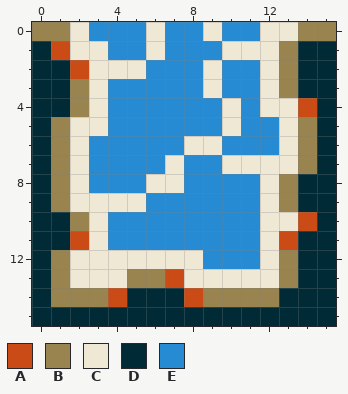
Pixel-art file -- ProjectMicro/Assets/Art/Tiles/Water_N.aseprite. Above, as it was before the edit.
16x16 pixels, 1 frame.
Palette (. is transparent): A #cb4b16  B #99834f  C #eee8d5  D #002b36  E #268bd2
Pixels before, first column x 0:
 0 BBCEEECEECEECCBB
 1 DACCEECEEECCCBDD
 2 DDACCCEEECEECBDD
 3 DDBCEEEEECEECBDD
 4 DDBCEEEEEECECCAD
 5 DBCCEEEEEECEECBD
 6 DBCEEEEECCEEECBD
 7 DBCEEEECEECCCCBD
 8 DBCEEECCEEEECBDD
 9 DBCCCCEEEEEECBDD
10 DDBCEEEEEEEECCAD
11 DDACEEEEEEEECADD
12 DBCCCCCCCEEECBDD
13 DBCCCBBACCCCCBDD
14 DBBBADDDABBBBDDD
15 DDDDDDDDDDDDDDDD
The result:
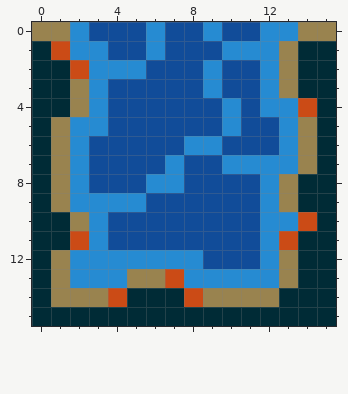
Difference:
colour C: #eee8d5 -> #268bd2
colour E: #268bd2 -> #114c99
